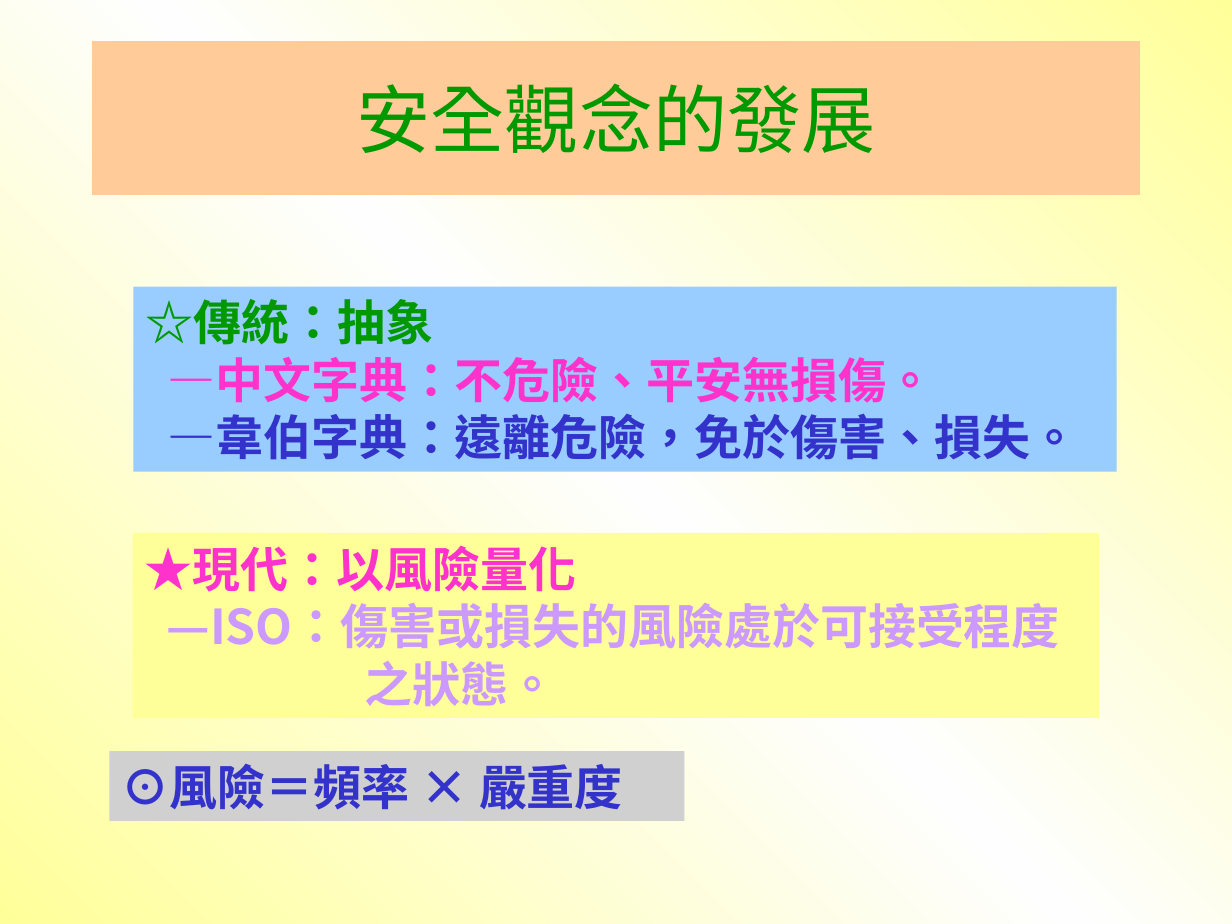
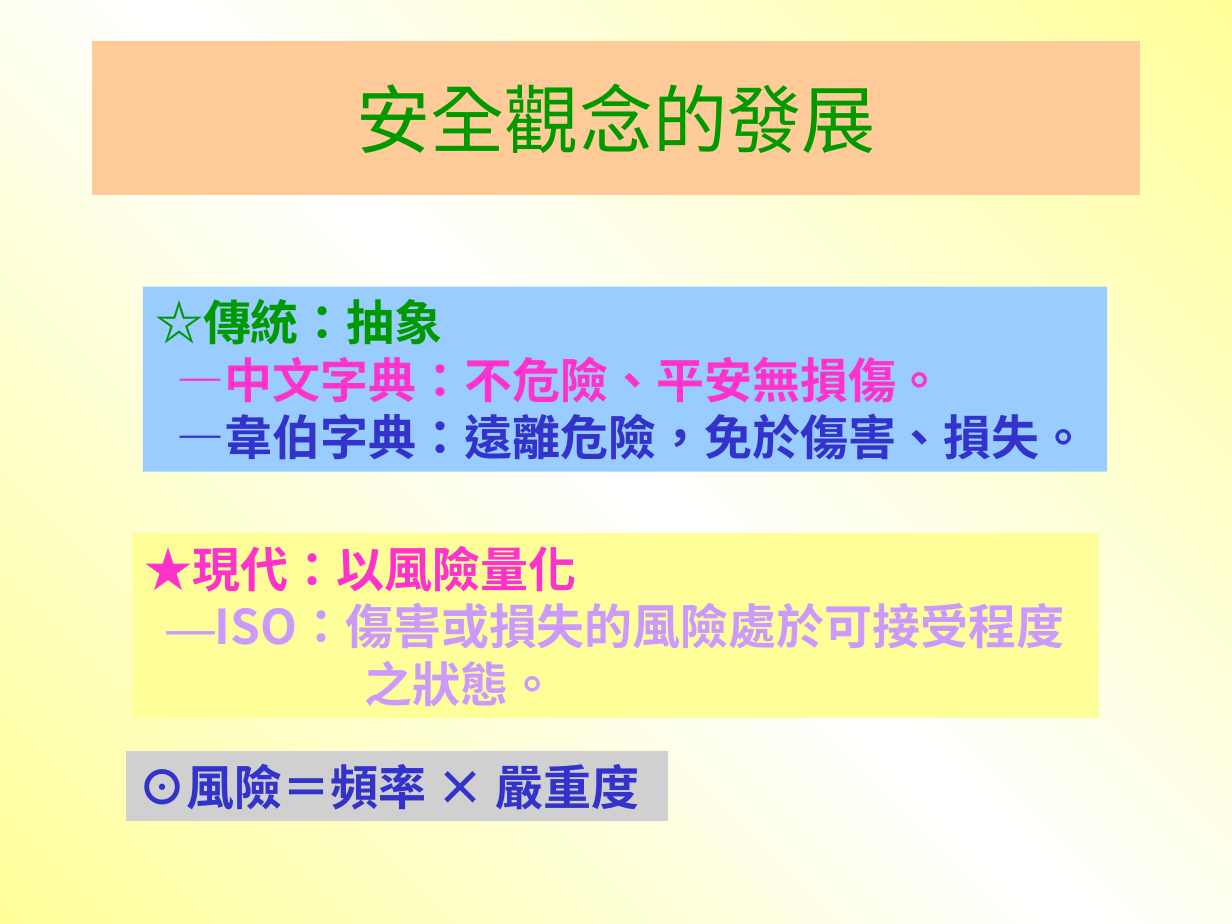
Before and after one commit to LawrenceChien/2017-PPES-Lookout-Project, a slide deck: slide 5 of 2017 PPES Lookout Project--001/000. Safety & Health/Regulations/Emergency Response.ppt. Drawn at 1232x924 pixels with LibreOffice and Linux fonts; fonts in the diff are those of the drawing; grey boxes stand for pictures. Boxes give left, top, right and bottom in pixels: in the first picture for what was removed or moved away, otherwise in the second. Text is boxed around its words. In the diff, an @@ line names an element or a change of style, - is before the commit and + after.

Commit message:
some ppt is big, and to delete many pictures.

```diff
--- a/2017 PPES Lookout Project--001/000. Safety & Health/Regulations/Emergency Response.ppt
+++ b/2017 PPES Lookout Project--001/000. Safety & Health/Regulations/Emergency Response.ppt
@@ background gradient #FFFF99 to #FEFEFE to gradient #FFFF99 to #FFFFFF @@
@@ rectangle "☆傳統：抽象": place and size @@
-rectangle "☆傳統：抽象" at (134, 286, 1117, 471)
+rectangle "☆傳統：抽象" at (143, 286, 1108, 471)
@@ text in rectangle at (177, 357, 1088, 460): font Noto Sans CJK SC to Times New Roman in "—中文字典：不危險、平安無損傷。", "—韋伯字典：遠離危險，免於傷害、損失。" @@
@@ text in rectangle at (167, 607, 1065, 706): font Noto Sans CJK SC to Times New Roman in "—ISO：傷害或損失的風險處於可接受程度之狀態。" @@
@@ picture "⊙風險＝頻率 × 嚴重度": place and size @@
-picture "⊙風險＝頻率 × 嚴重度" at (110, 751, 685, 820)
+picture "⊙風險＝頻率 × 嚴重度" at (126, 751, 668, 820)
```
Also in this commit, not shown: 32 other slides changed, 4 other files.
